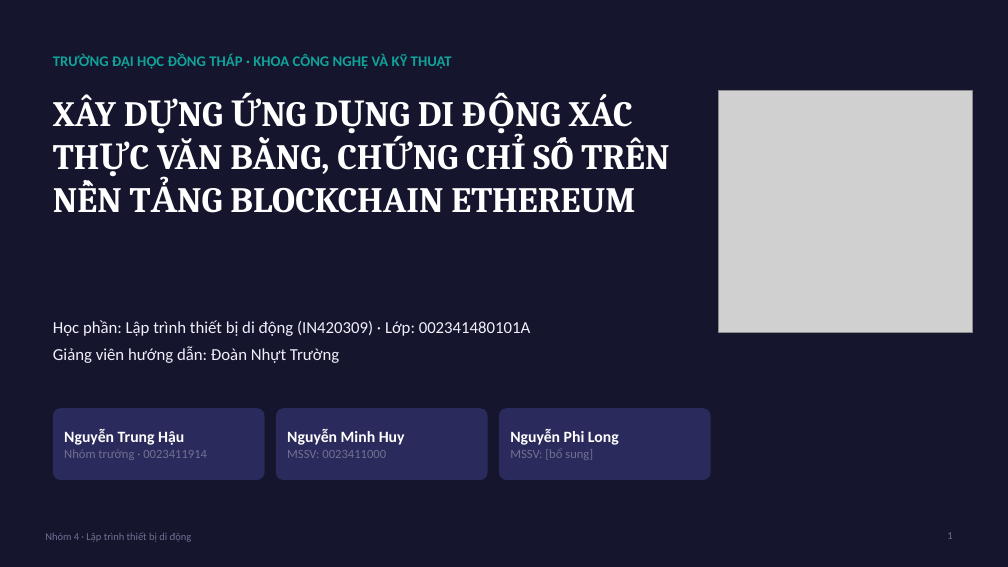
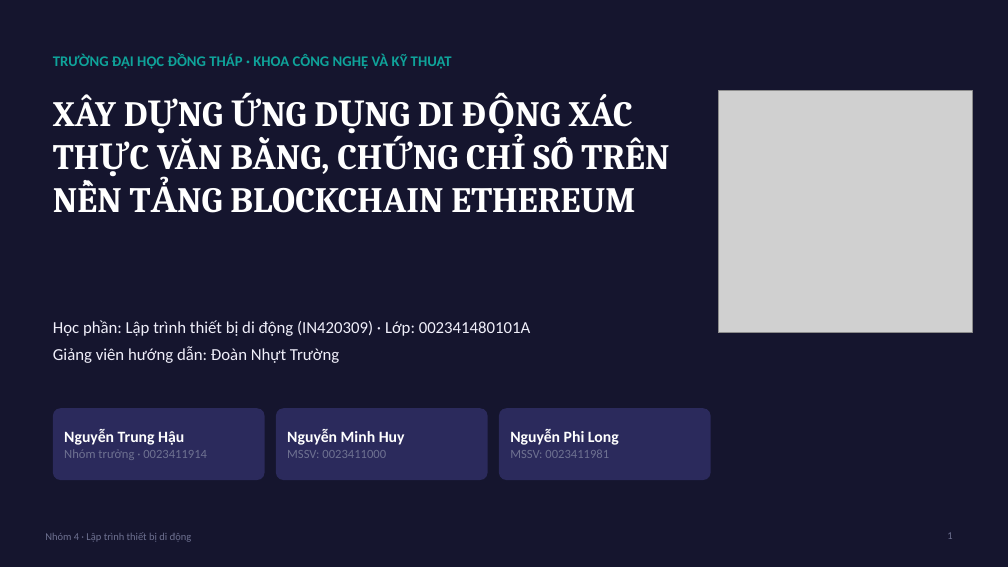
Before and after one commit to TrungHauNguyen4/nhom4-blockchain-xac-thuc, a slide deck: slide 1 of Thuyet_trinh_Nhom4_Blockchain_Van_bang.pptx. Drawn at 1008x567 pixels with LibreOffice and Linux fonts; fonts in the diff are those of the drawing; grey boxes stand for pictures. Boxes give left, top, right and bottom in pixels: in the first picture for what was removed or moved away, otherwise in the second. Text is boxed around its words. In the diff, an @@ line names an element or a change of style, - is before the commit and + after.

Commit message:
docs: Update final report PDF and presentation PPTX

```diff
--- a/Thuyet_trinh_Nhom4_Blockchain_Van_bang.pptx
+++ b/Thuyet_trinh_Nhom4_Blockchain_Van_bang.pptx
@@ text at (x1=510, y1=450, x2=609, y2=458): text changed @@
-MSSV: [bổ sung]
+MSSV: 0023411981
```
Also in this commit, not shown: 1 other file.
